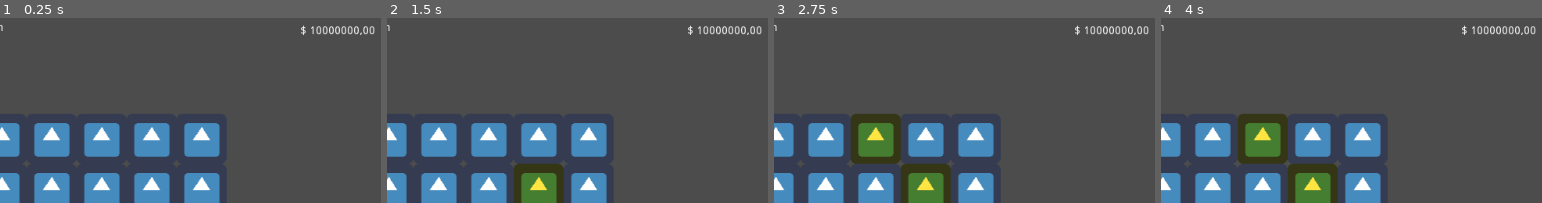
Above: before the commit, frames 1-4 (left to right).
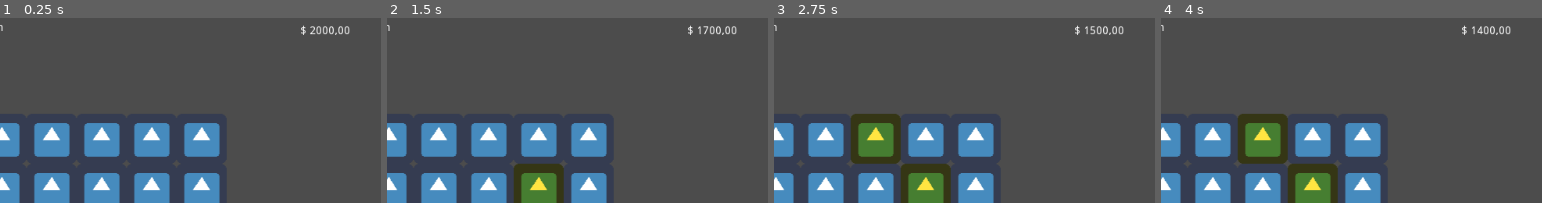
Above: after the commit, the same moments.

Repository: henriiquecampos/tillage-fever
Game: Godot game, scene res://screens/gameplay/play_screen.tscn
The game is run twice, just before and just after one commit, with the same random seed, the same clock (stepped at 60 frames per second) and the same inputs. This scene is started directly instead of the project's main scene. The engine's default icon, where the game draws it, is replaced by a stand-in: a white triangle on a blue panel in a dark square.
Inputs (mouse positions are % of the whole screen's width and height, from its top left):
- Up to frame 1 (0.25 s): no input
- Up to frame 2 (1.5 s): tap Enter at 0.5 s; move the mouse to (73, 51) at 0.52 s; press the mouse at (73, 51) at 0.53 s; tap Space at 1.25 s; move the mouse to (29, 64) at 1.27 s; release the mouse at (29, 64) at 1.28 s; click (29, 64) at 1.35 s
- Up to frame 3 (2.75 s): tap Enter at 2 s; move the mouse to (60, 30) at 2.02 s; press the mouse at (60, 30) at 2.03 s
- Up to frame 4 (4 s): tap Space at 2.75 s; move the mouse to (44, 83) at 2.77 s; release the mouse at (44, 83) at 2.78 s; click (44, 83) at 2.85 s; tap Enter at 3.5 s; move the mouse to (81, 77) at 3.52 s; press the mouse at (81, 77) at 3.53 s
The pictures show only the part of the screen within x 50-100%, y 1-50%; the shares and areas given below are measured in that part.

The runs differ from the first frame. In frame 1, 0.3% of the frame differs, in the area x 81-99%, y 4-10%; in frame 2, 0.3%; in frame 3, 0.3%; in frame 4, 0.3%, in the area x 82-99%, y 4-10%.

Commit message:
Fixed player signal not emiting

Diff:
--- a/source/globals/player.gd
+++ b/source/globals/player.gd
@@ -1,6 +1,6 @@
 extends Node
 
-export (int) var current_score = 10000000 setget set_current_score
+export (int) var current_score = 2000 setget set_current_score
 export (int) var tile_price = 200
 var supply = 0 setget set_supply
 var demand = 100 setget set_demand
@@ -11,7 +11,7 @@
 
 func set_current_score(value):
 	current_score = value
-	emit_signal("score_change", current_score)
+	emit_signal("score_changed", current_score)
 
 func set_supply(value):
 	supply = value
--- a/source/globals/player.tscn
+++ b/source/globals/player.tscn
@@ -5,5 +5,5 @@
 [node name="Player" type="Node"]
 
 script = ExtResource( 1 )
-current_score = 10000000
+current_score = 2000
 tile_price = 200
--- a/source/screens/gameplay/play_screen.gd
+++ b/source/screens/gameplay/play_screen.gd
@@ -10,7 +10,7 @@
 var days = 90
 
 func _ready():
-	player.connect("score_change", self, "update_score")
+	player.connect("score_changed", self, "update_score")
 	time.set_text(time_text.format({"amount":days}))
 	score.set_text(score_text.format({"amount":initial_score}))
 
